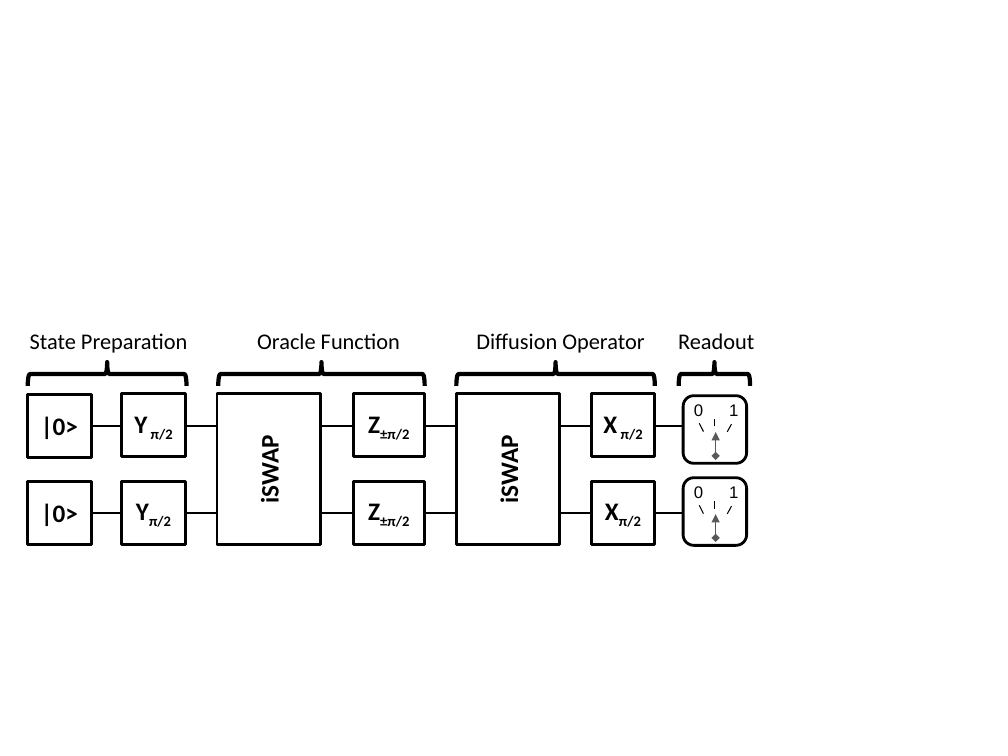
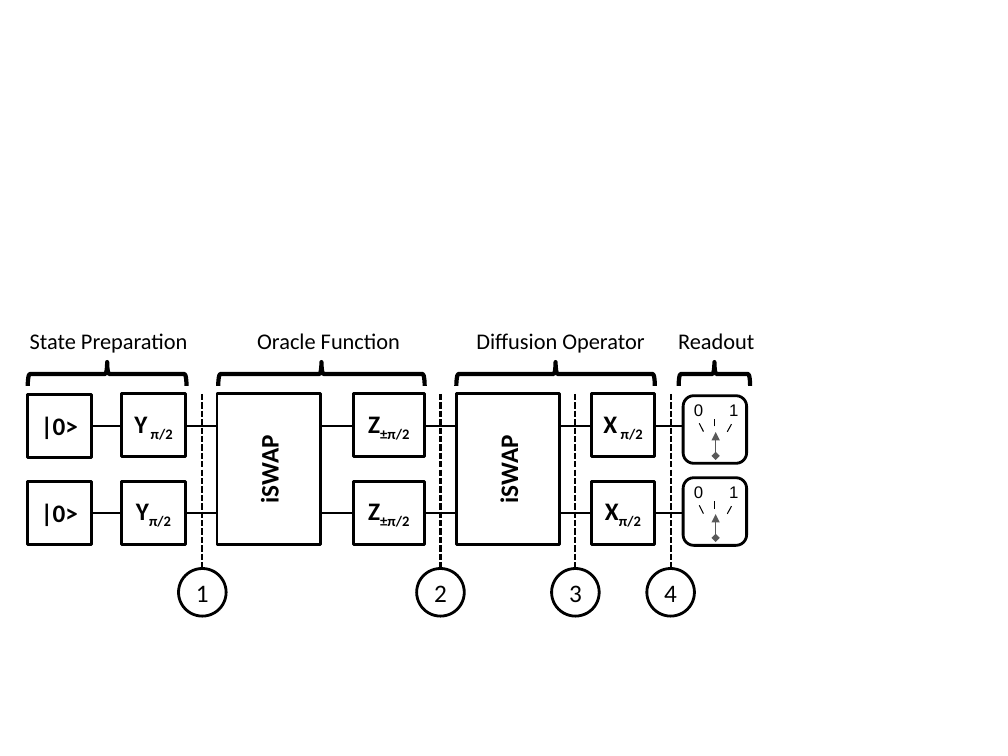
Before and after one commit to adewes/phd-thesis-physics, a slide deck: slide 4 of material/papers/grover/classical_reversible_algorithm.pptx. Drawn at 1008x756 pixels with LibreOffice and Linux fonts; fonts in the diff are those of the drawing. Boxes give left, top, right and bottom in pixels: in the first picture for what was removed or moved away, otherwise in the second. Text is boxed around its words. In the diff, an @@ line names an element or a change of style, - is before the commit and + after.

```diff
--- a/material/papers/grover/classical_reversible_algorithm.pptx
+++ b/material/papers/grover/classical_reversible_algorithm.pptx
@@ line added from (203, 394) to (203, 569), #000000 1.5 pt dashed @@
@@ line added from (440, 394) to (440, 569), #000000 1.5 pt dashed @@
@@ line added from (576, 394) to (576, 569), #000000 1.5 pt dashed @@
@@ line added from (670, 394) to (670, 569), #000000 1.5 pt dashed @@
@@ ellipse added at [178, 569, 226, 616], fill #FFFFFF, outline #000000 2 pt, 18 pt, text #000000 @@
+1
@@ ellipse added at [416, 569, 464, 616], fill #FFFFFF, outline #000000 2 pt, 18 pt, text #000000 @@
+2
@@ ellipse added at [551, 569, 599, 616], fill #FFFFFF, outline #000000 2 pt, 18 pt, text #000000 @@
+3
@@ ellipse added at [647, 569, 695, 616], fill #FFFFFF, outline #000000 2 pt, 18 pt, text #000000 @@
+4
```
Also in this commit, not shown: 2 other slides changed, 31 other files.
